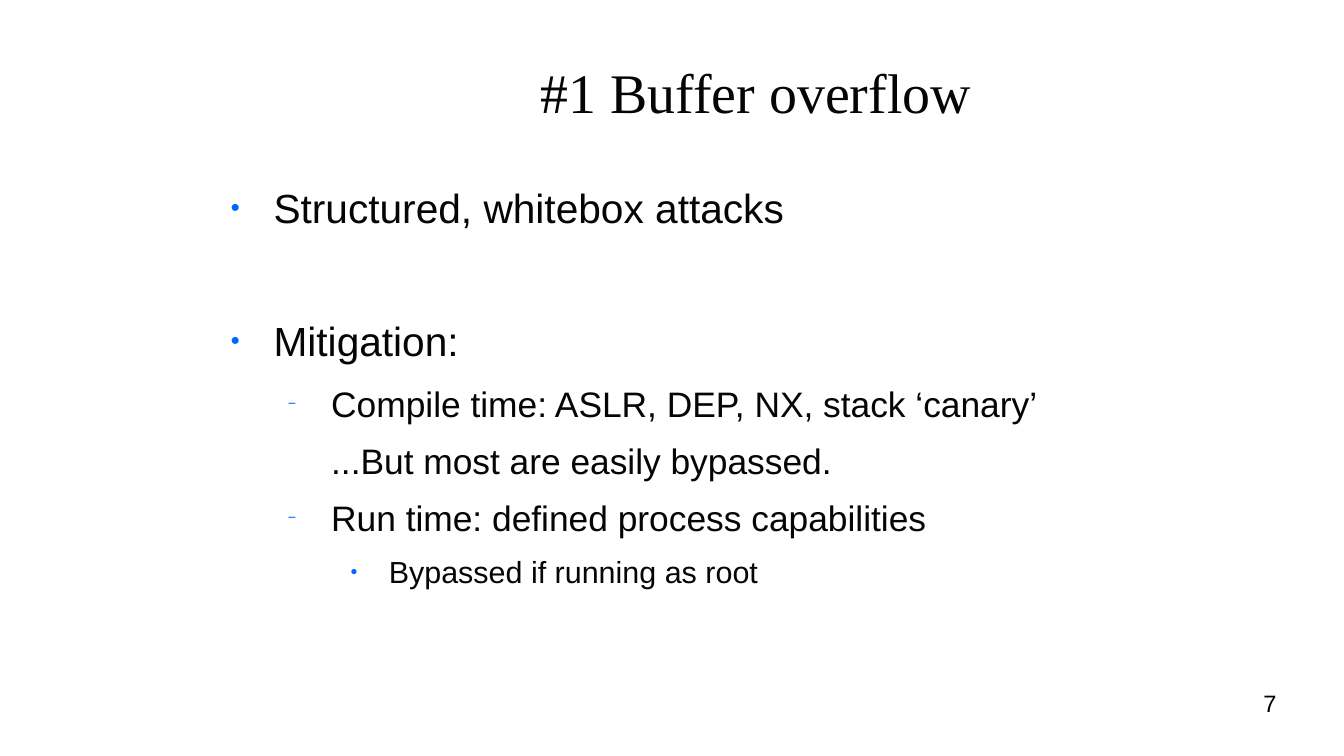
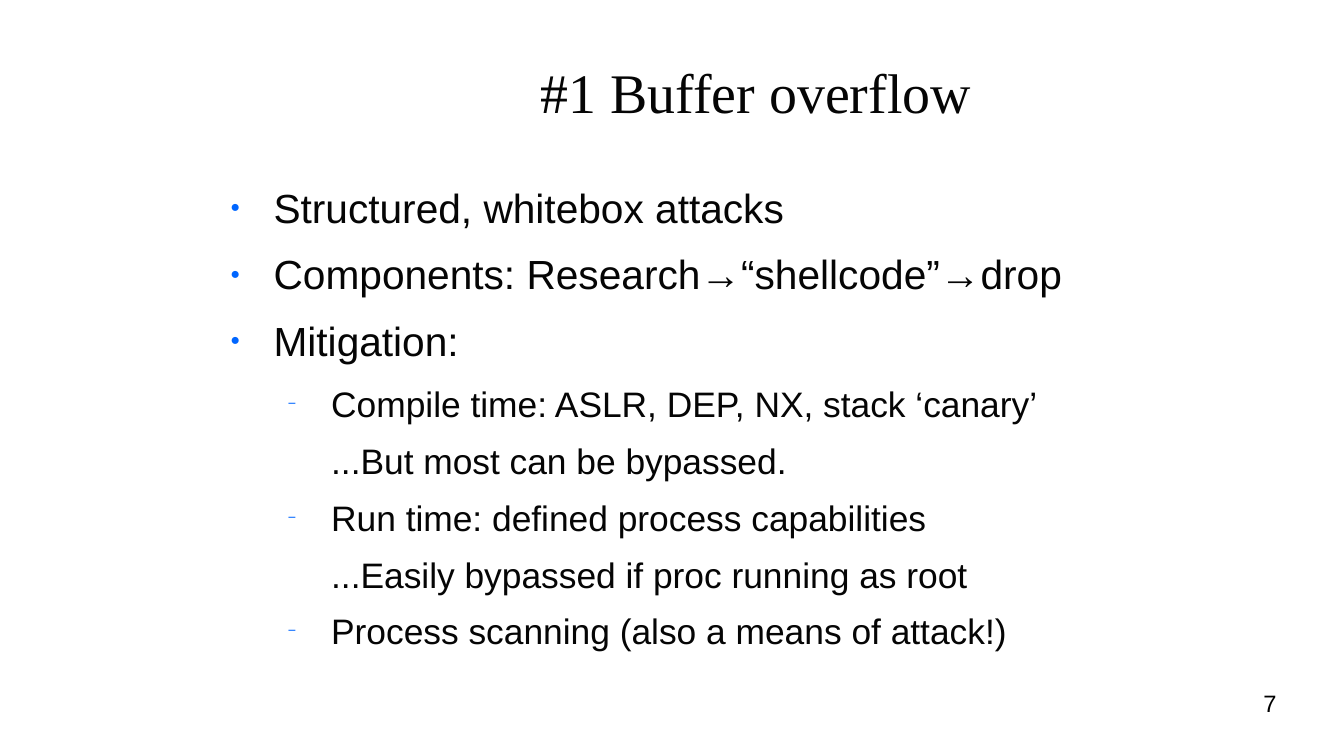
Before and after one commit to niceyeti/DeepSeq, a slide deck: slide 7 of security/top_cves.odp. Drawn at 1344x756 pixels with LibreOffice and Linux fonts; fonts in the diff are those of the drawing; background and template pictures are left out. Boxes give left, top, right and bottom in pixels: in the first picture for what was removed or moved away, otherwise in the second. Text is boxed around its words. In the diff, an @@ line names an element or a change of style, - is before the commit and + after.

```diff
--- a/security/top_cves.odp
+++ b/security/top_cves.odp
@@ text at (274, 259, 1062, 297): paragraph added @@
+● Components: Research→“shellcode”→drop
@@ text at (331, 448, 787, 481): text changed @@
-  ...But most are easily bypassed.
+  ...But most can be bypassed.
@@ text at (331, 562, 1007, 651): text changed; size 18 to 20.9 pt @@
-    ● Bypassed if running as root
+  ...Easily bypassed if proc running as root
+  − Process scanning (also a means of attack!)
```
Also in this commit, not shown: 8 other slides changed, 2 slides added, 2 other files.
